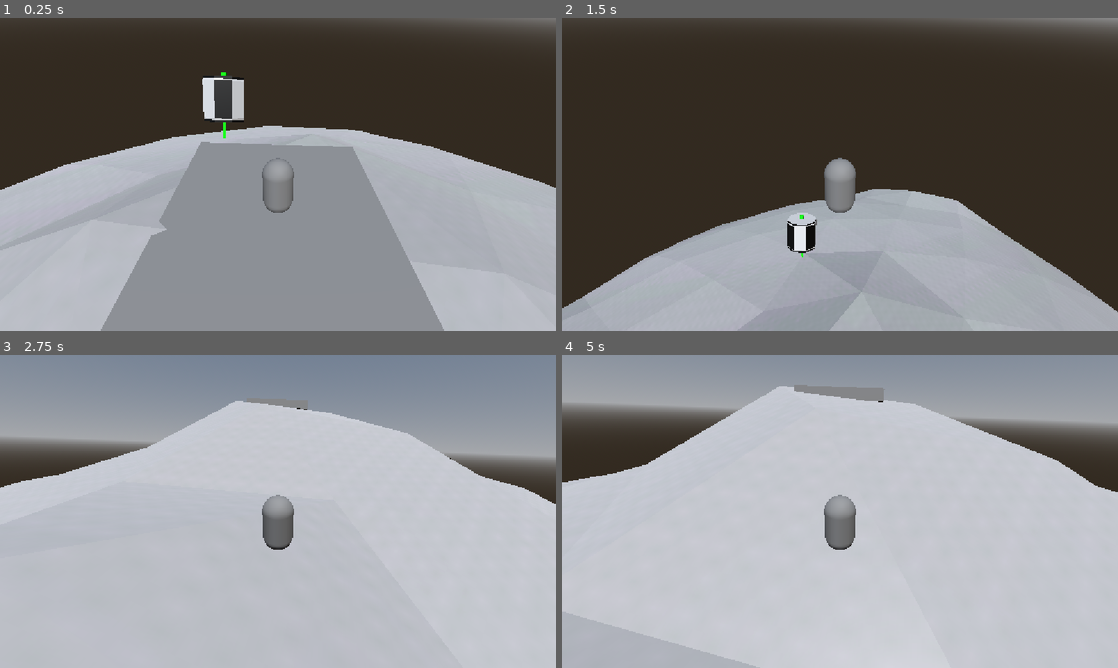
Above: before the commit, frames 1-4 (two rows, left to right).
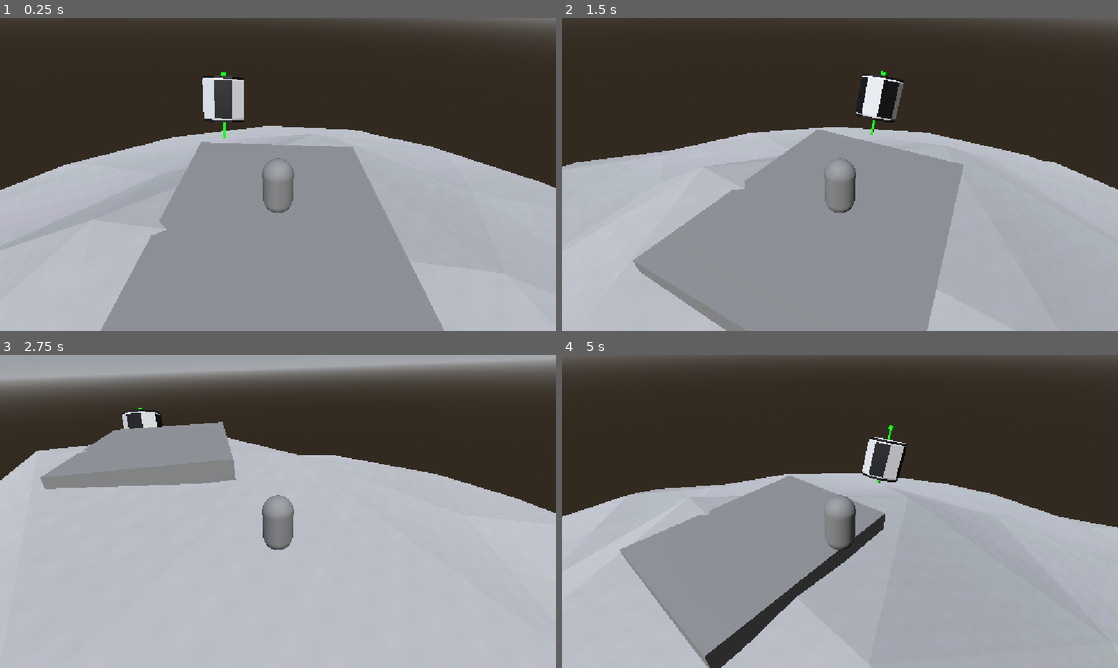
Above: after the commit, the same moments.

Repository: jkkivenko/countdown-game
Game: Godot game, scene res://Scenes/scavenge_world.tscn
Two runs of this game, one before a commit and one after it. Both use one fixed random seed, a clock stepped at 60 frames per second and the inputs below.
Inputs (mouse positions are in pixels of both pictures, inside the frame that each line leads up to):
- Up to frame 1 (0.25 s): no input
- Up to frame 2 (1.5 s): move the mouse to (962, 158) at 0.52 s; hold Right (Right2D) 0.53-1.28 s; tap Space (Jump3D) at 0.77 s; move the mouse to (728, 190) at 1.27 s; hold S (Backward3D) from 1.28 s (still down)
- Up to frame 3 (2.75 s): tap Space (Jump3D) at 1.52 s; move the mouse to (333, 442) at 2.02 s; release S (Backward3D) at 2.03 s; hold Right (Right2D) from 2.03 s (still down)
- Up to frame 4 (5 s): move the mouse to (812, 574) at 2.77 s; release Right (Right2D) at 2.78 s; hold W (Forward3D) 2.78-3.53 s; tap Space (Jump3D) at 3.02, 3.77, 4.52 s; move the mouse to (1006, 558) at 3.52 s; hold Left (Left2D) from 3.53 s (still down); tap Escape (Pause, bound only after the commit) at 4.15 s; move the mouse to (673, 464) at 4.27 s

The runs differ from the first frame. In frame 1, less than 0.1% of the frame differs, in the area x 24-25%, y 76-78%; in frame 2, 45%; in frame 3, 37%; in frame 4, 74%, in the area x 0-100%, y 0-100%.

Commit message:
Add mouse camera control

Diff:
--- a/Scripts/character.gd
+++ b/Scripts/character.gd
@@ -1,24 +1,23 @@
 extends CharacterBody3D
 
 @export_category("Movement")
-@export var max_speed := 100.0
-@export var acceleration := 0.01
-@export var jump_strength := 50.0
+@export var max_speed := 20.0
+@export var acceleration := 0.02
+@export var jump_strength := 20.0
 @export var gravity := 1.0
-#@export_category("Camera")
-#@export var movement_camera_shift_amount := 1.0
-#@export var movement_camera_rotation_amount := 1.0
-@export_category("References")
-@export var planet : StaticBody3D
+@export_category("Camera")
+@export var mouse_sensitivity := 2.0
 
-#var initial_camera_pos : Vector3
-#var initial_camera_rotation : Vector3
+var mouse_movement : Vector2
 
-#func _init() -> void:
-	#initial_camera_pos = $Camera3D.position
-	#initial_camera_rotation = $Camera3D.rotation
+func _ready() -> void:
+	Input.mouse_mode = Input.MOUSE_MODE_CAPTURED
 
 func _process(_delta: float) -> void:
+	if Input.is_action_just_pressed("Pause"):
+		Input.mouse_mode = Input.MOUSE_MODE_VISIBLE
+
+func _physics_process(_delta: float) -> void:
 	# Creates a 2D vector which stores the direction the player is accelerating in
 	var target_velocity = Vector2.ZERO
 	if Input.is_action_pressed("Forward3D"):
@@ -42,15 +41,21 @@
 	# Finally combines them all.
 	velocity = x_velocity + y_velocity + z_velocity
 	move_and_slide()
-
 	# Other behaviours that have to happen every frame
 	fix_rotation()
-	animate_camera()
 
+func _input(event: InputEvent) -> void:
+	if event is InputEventMouseMotion:
+		mouse_movement = event.relative
 
 func fix_rotation() -> void:
+	var turning = mouse_movement.x * -0.001 * mouse_sensitivity
+	mouse_movement = Vector2.ZERO
 	var up_dir = global_position.normalized()
 	var backward_dir = global_transform.basis.z.slide(up_dir).normalized()
+
+	backward_dir = backward_dir.rotated(up_dir, turning) # turning
+
 	var right_dir = up_dir.cross(backward_dir)
 	basis.y = up_dir
 	basis.z = backward_dir
--- a/project.godot
+++ b/project.godot
@@ -66,6 +66,11 @@
 "events": [Object(InputEventKey,"resource_local_to_scene":false,"resource_name":"","device":-1,"window_id":0,"alt_press …(191 unchanged characters)…
 ]
 }
+Pause={
+"deadzone": 0.2,
+"events": [Object(InputEventKey,"resource_local_to_scene":false,"resource_name":"","device":-1,"window_id":0,"alt_pressed":false,"shift_pressed":false,"ctrl_pressed":false,"meta_pressed":false,"pressed":false,"keycode":0,"physical_keycode":4194305,"key_label":0,"unicode":0,"location":0,"echo":false,"script":null)
+]
+}
 
 [layer_names]
 
